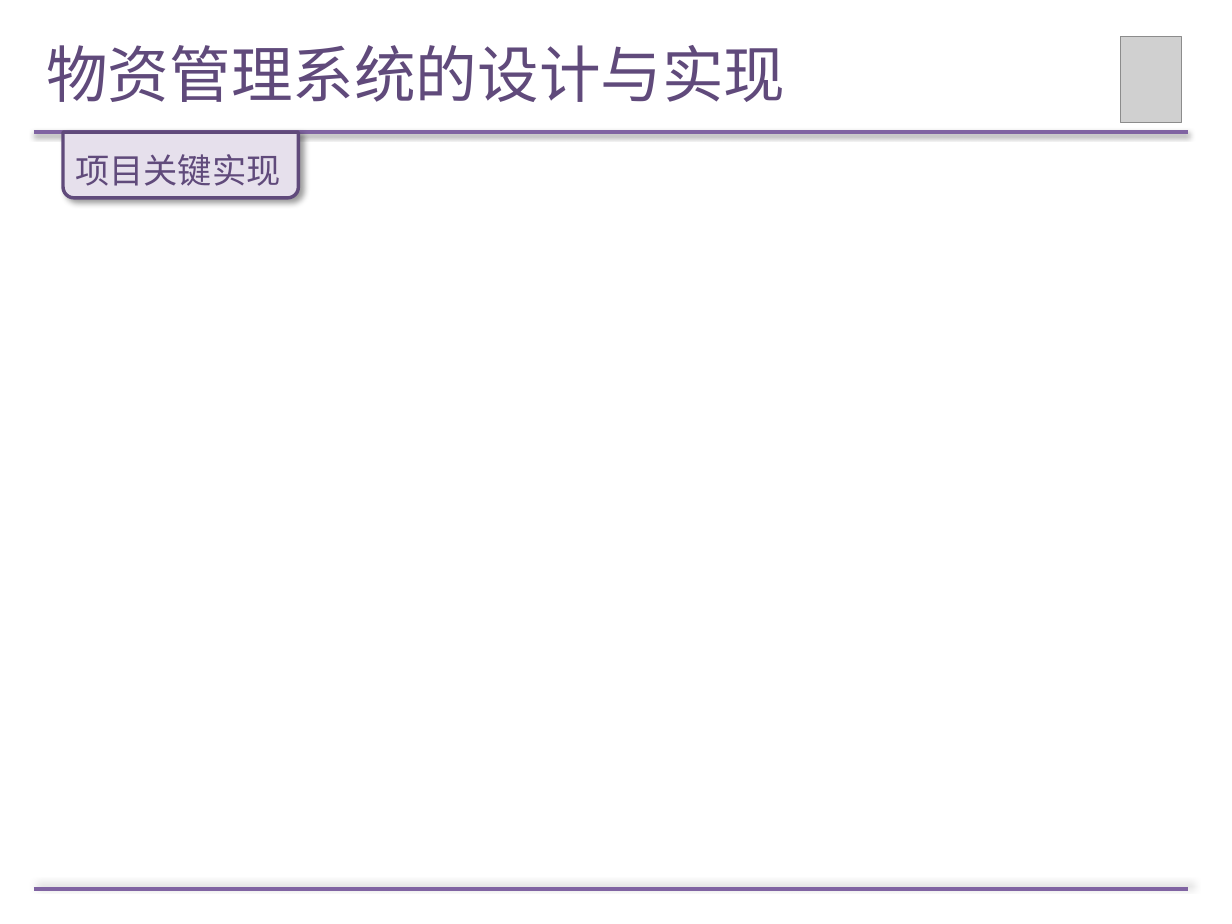
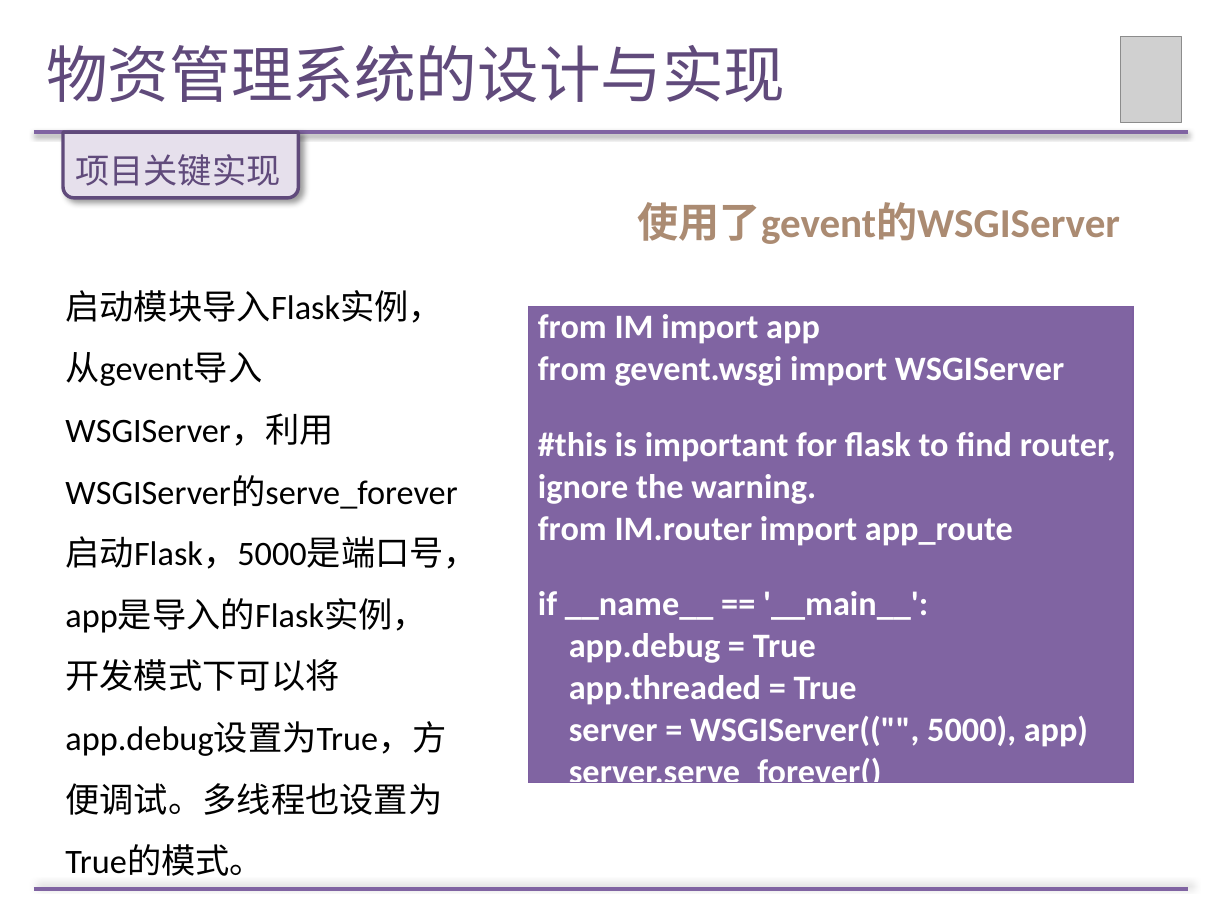
Before and after one commit to Wendy-Wu/LM-paper, a slide deck: slide 21 of 论文答辩PPT.pptx (slide 20 before the commit). Drawn at 1232x924 pixels with LibreOffice and Linux fonts; fonts in the diff are those of the drawing; grey boxes stand for pictures. Boxes give left, top, right and bottom in pixels: in the first picture for what was removed or moved away, otherwise in the second. Text is boxed around its words. In the diff, an @@ line names an element or a change of style, - is before the commit and + after.

```diff
--- a/论文答辩PPT.pptx
+++ b/论文答辩PPT.pptx
@@ text added at [638, 202, 1120, 244], 24 pt, text #AB8B72, bold @@
+使用了gevent的WSGIServer
@@ text added at [65, 290, 478, 876], 20 pt, text #000000 @@
+启动模块导入Flask实例，从gevent导入WSGIServer，利用WSGIServer的serve_forever启动Flask，5000是端口号，app是导入的Flask实例，开发模式下可以将app.debug设置为True，方便调试。多线程也设置为True的模式。
@@ table added at [529, 307, 1133, 795], 1 rows, 1 columns @@
+from IM import app / from gevent.wsgi import WSGIServer / #this is important for flask to find router, ignore the warning. / from IM.router import app_route / if __name__ == '__main__': / app.debug = True / app.threaded = True / server = WSGIServer(("", 5000), app) / server.serve_forever()
```
Also in this commit, not shown: 8 other slides changed, 7 slides added.
